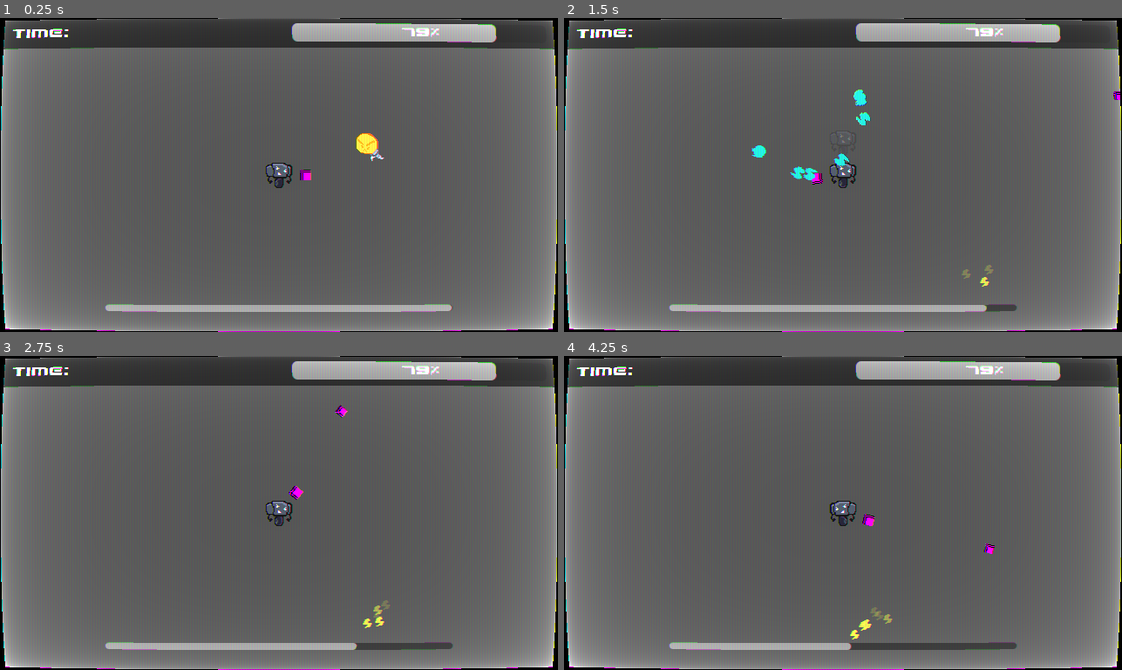
Above: before the commit, frames 1-4 (two rows, left to right).
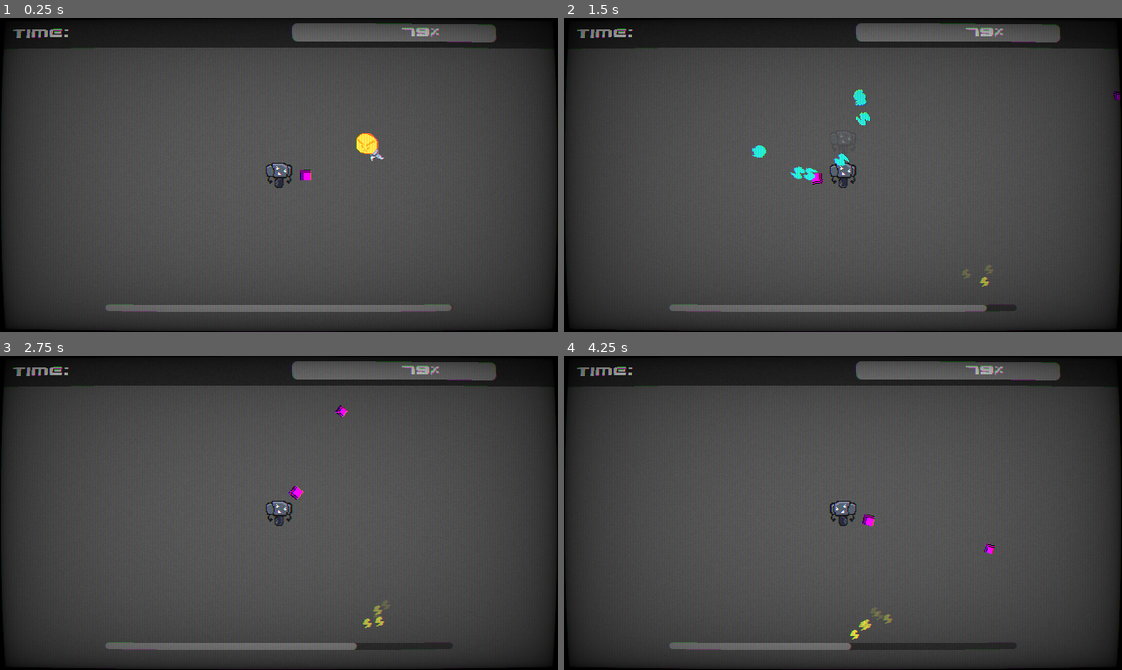
Above: after the commit, the same moments.

Repository: kinghos/GMTK-Game-Jam-2026
Game: Godot game, scene res://scenes/level/level.tscn
Two runs of this game, one before a commit and one after it. Both use one fixed random seed, a clock stepped at 60 frames per second and the inputs below.
Inputs (mouse positions are in pixels of both pictures, inside the frame that each line leads up to):
- Up to frame 1 (0.25 s): no input
- Up to frame 2 (1.5 s): move the mouse to (965, 159) at 0.52 s; press the mouse at (965, 159) at 0.53 s; hold D (Right) 0.53-1.28 s; move the mouse to (731, 190) at 1.27 s; release the mouse at (731, 190) at 1.28 s; hold S (Down) from 1.28 s (still down); tap Shift (Sprint) at 1.35 s
- Up to frame 3 (2.75 s): tap Enter at 2 s; move the mouse to (334, 443) at 2.02 s; release S (Down) at 2.03 s; press the mouse at (334, 443) at 2.03 s; hold D (Right) from 2.03 s (still down)
- Up to frame 4 (4.25 s): move the mouse to (815, 575) at 2.77 s; release D (Right) at 2.78 s; release the mouse at (815, 575) at 2.78 s; hold W (Up) 2.78-3.53 s; tap Shift (Sprint) at 2.85 s; tap Space at 3.5 s; move the mouse to (1010, 560) at 3.52 s; press the mouse at (1010, 560) at 3.53 s; hold A (Left) from 3.53 s (still down)

The runs differ from the first frame. In frame 1, 48% of the frame differs, in the area x 0-100%, y 0-100%; in frame 2, 48%; in frame 3, 48%; in frame 4, 48%.

Commit message:
flash charge bar on low

Diff:
--- a/scenes/hud/charge_bar.gd
+++ b/scenes/hud/charge_bar.gd
@@ -4,15 +4,27 @@
 @onready var shader_buffer: ColorRect = $"../ShaderBuffer"
 @onready var smat = shader_buffer.material as ShaderMaterial
 
+var red_stylebox = StyleBoxFlat.new()
+var flash_timer = 0.0
+
 var displayed_charge = -1.0
 
 func _ready() -> void:
 	Globals.slider = self
+	prepare_stylebox()
+
+func prepare_stylebox():
+	red_stylebox.bg_color = Color(1, 0, 0, 1)
+	red_stylebox.set_corner_radius_all(4)
+	red_stylebox.corner_detail = 6
+	red_stylebox.set_content_margin_all(4)
 
 func _process(delta: float) -> void:
+	flash_timer += delta
 	if Globals.player:
 		max_value = Globals.player.MAX_CHARGE * 1000
 		var target_charge = Globals.player.charge * 1000
+
 
 		if displayed_charge == -1:
 			displayed_charge = target_charge
@@ -20,10 +32,21 @@
 		displayed_charge = lerp(displayed_charge, target_charge, delta * 15)
 		value = displayed_charge
 
-	var low_charge_ratio = clampf(ratio, 0.0, 0.5)
+	var low_charge_ratio = clampf(ratio, 0.0, 0.25)
+
+	if low_charge_ratio < 0.25:
+		flash_red()
 
 	smat.set_shader_parameter("noise_amount", remap(low_charge_ratio, 0.0, 0.25, 0.12, 0.03))
 	smat.set_shader_parameter("vignette_intensity", remap(low_charge_ratio, 0.0, 0.25, 1.0, 0.4))
+
+func flash_red():
+	if flash_timer > 0.5:
+		if has_theme_stylebox_override("grabber_area"):
+			remove_theme_stylebox_override("grabber_area")
+		else:
+			add_theme_stylebox_override("grabber_area", red_stylebox)
+		flash_timer = 0.0
 
 func get_grabber_position() -> Vector2:
 	var slider_width = size.x
